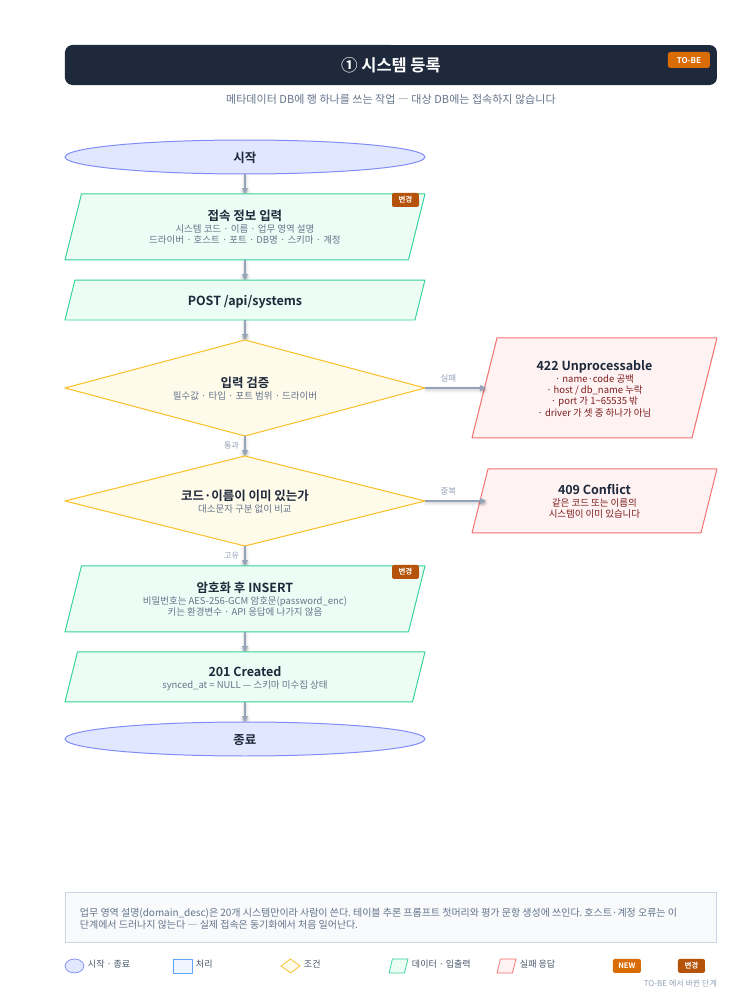
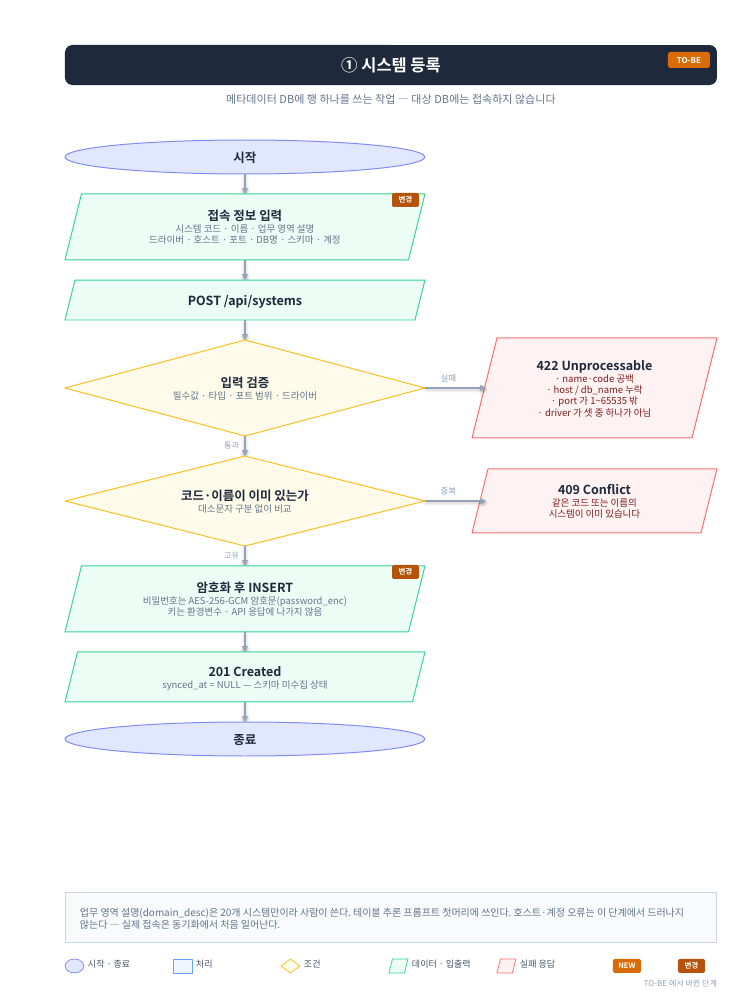
Before and after one commit to kimaab/nl2sql, a slide deck: slide 1 of docs/to-be/nl2sql-플로우차트.pptx. Drawn at 756x1008 pixels with LibreOffice and Linux fonts; fonts in the diff are those of the drawing. Boxes give left, top, right and bottom in pixels: in the first picture for what was removed or moved away, otherwise in the second. Text is boxed around its words. In the diff, an @@ line names an element or a change of style, - is before the commit and + after.

Commit message:
llm 추론 개발 완료

```diff
--- a/docs/to-be/nl2sql-플로우차트.pptx
+++ b/docs/to-be/nl2sql-플로우차트.pptx
@@ text at (80,908,684,929): text changed @@
-업무 영역 설명(domain_desc)은 20개 시스템만이라 사람이 쓴다. 테이블 추론 프롬프트 첫머리와 평가 문항 생성에 쓰인다. 호스트·계정 오류는 이 단계에서 드러나지 않는다 — 실제 접속은 동기화에서 처음 일어난다.
+업무 영역 설명(domain_desc)은 20개 시스템만이라 사람이 쓴다. 테이블 추론 프롬프트 첫머리에 쓰인다. 호스트·계정 오류는 이 단계에서 드러나지 않는다 — 실제 접속은 동기화에서 처음 일어난다.
```
Also in this commit, not shown: 3 other slides changed, 1 slide removed, 35 other files.
